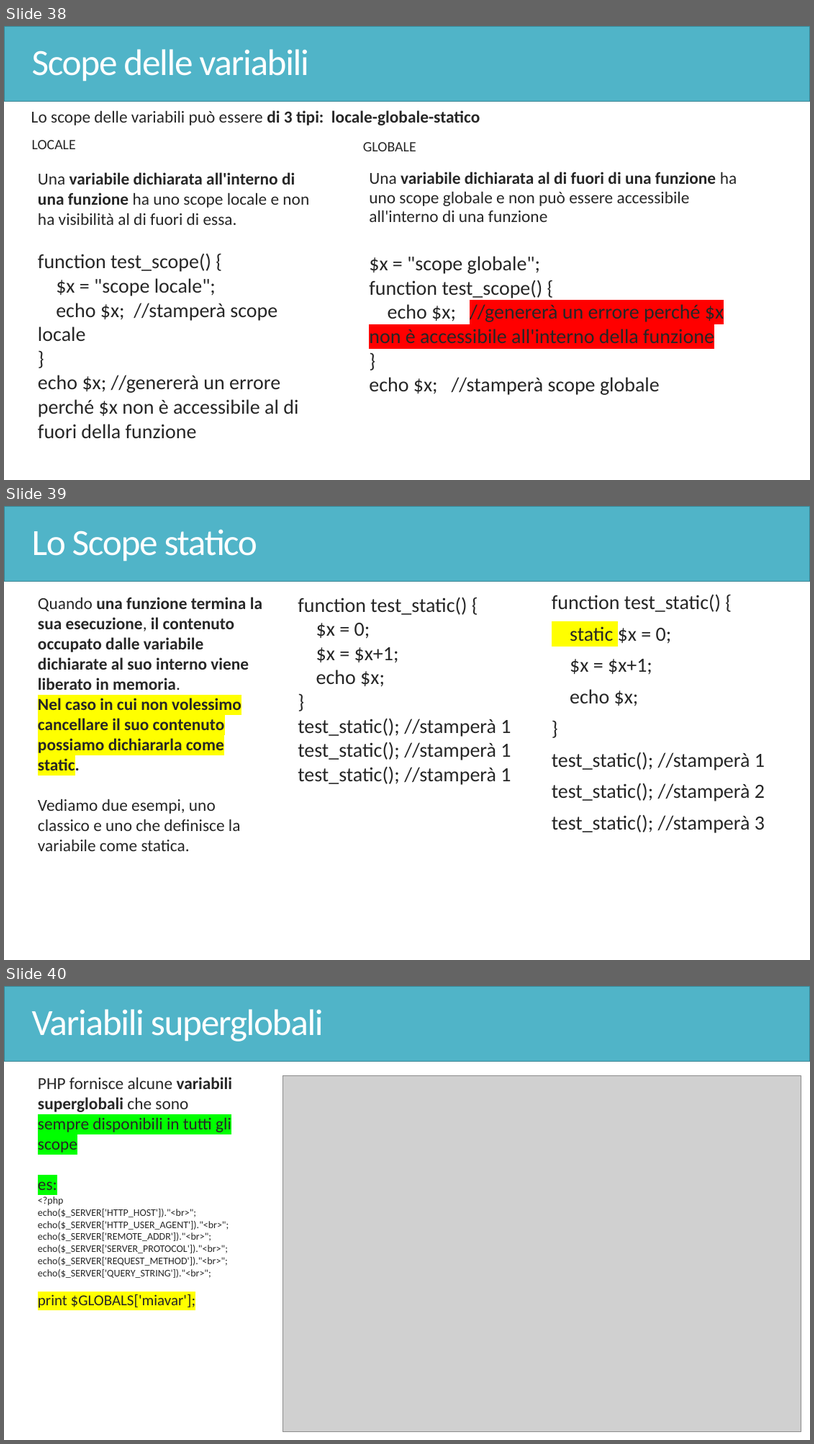
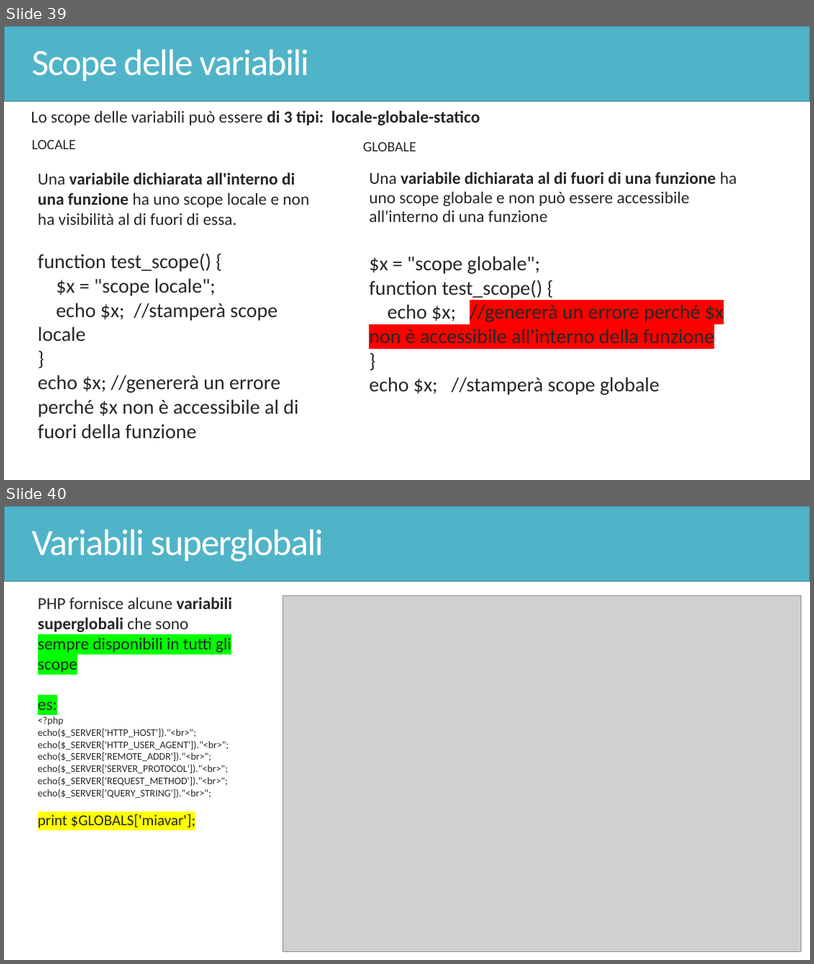
Before and after one commit to docentemaurocasadei/corso-PHP-Base, a slide deck: PHP.pptx. Shown one above the other, each under a label of ours: slides 38, 39 and 40 before the commit, slides 39 and 40 after it. The pictures are 814x1444 and 814x964 pixels, drawn with LibreOffice and Linux fonts; fonts in the diff are those of the drawing; grey boxes stand for pictures. Boxes give left, top, right and bottom in pixels: in the first picture for what was removed or moved away, otherwise in the second. Text is boxed around its words. In the diff, an @@ line names an element or a change of style, - is before the commit and + after.

```diff
--- a/PHP.pptx
+++ b/PHP.pptx
@@ slide 39 removed at [4, 506, 810, 960], background #FFFFFF; not listed: 1 template element that a slide beside it also shows @@
@@ title removed at [32, 529, 257, 561] @@
-Lo Scope statico
@@ text removed at [38, 597, 262, 851] @@
-  Quando una funzione termina la sua esecuzione, il contenuto occupato dalle variabile dichiarate al suo interno viene liberato in memoria.
-  Nel caso in cui non volessimo cancellare il suo contenuto possiamo dichiararla come static.
-  Vediamo due esempi, uno classico e uno che definisce la variabile come statica.
@@ text removed at [298, 597, 511, 785] @@
-  function test_static() {
-  $x = 0;
-  $x = $x+1;
-  echo $x;
-  }
-  test_static(); //stamperà 1
-  test_static(); //stamperà 1
-  test_static(); //stamperà 1
@@ text removed at [552, 594, 765, 833] @@
-  function test_static() {
-  static $x = 0;
-  $x = $x+1;
-  echo $x;
-  }
-  test_static(); //stamperà 1
-  test_static(); //stamperà 2
-  test_static(); //stamperà 3
@@ what was slide 38 is now slide 39 @@
```
Also in this commit, not shown: 1 slide added, 1 other slide removed, 1 other file.
